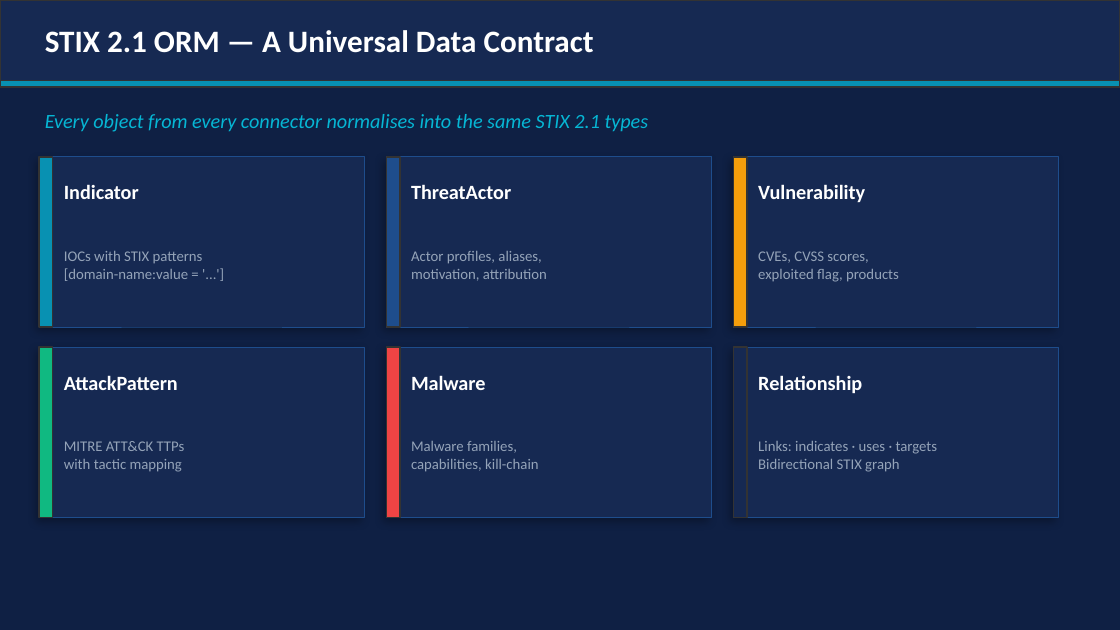
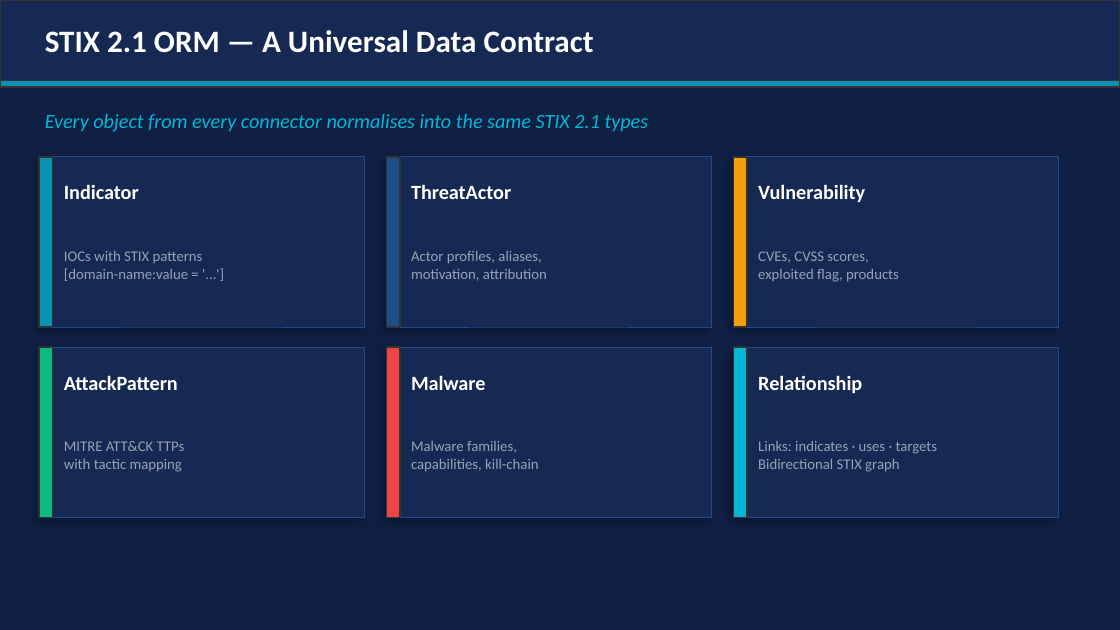
Before and after one commit to wrhalpin/GNAT, a slide deck: slide 6 of GNAT-Presentation.pptx. Drawn at 1120x630 pixels with LibreOffice and Linux fonts; fonts in the diff are those of the drawing. Boxes give left, top, right and bottom in pixels: in the first picture for what was removed or moved away, otherwise in the second. Text is boxed around its words. In the diff, an @@ line names an element or a change of style, - is before the commit and + after.

```diff
--- a/GNAT-Presentation.pptx
+++ b/GNAT-Presentation.pptx
@@ rectangle at (x1=734, y1=347, x2=747, y2=517): fill #162952 to #06B6D4 @@
```
Also in this commit, not shown: 3 other slides changed, 1 other file.
